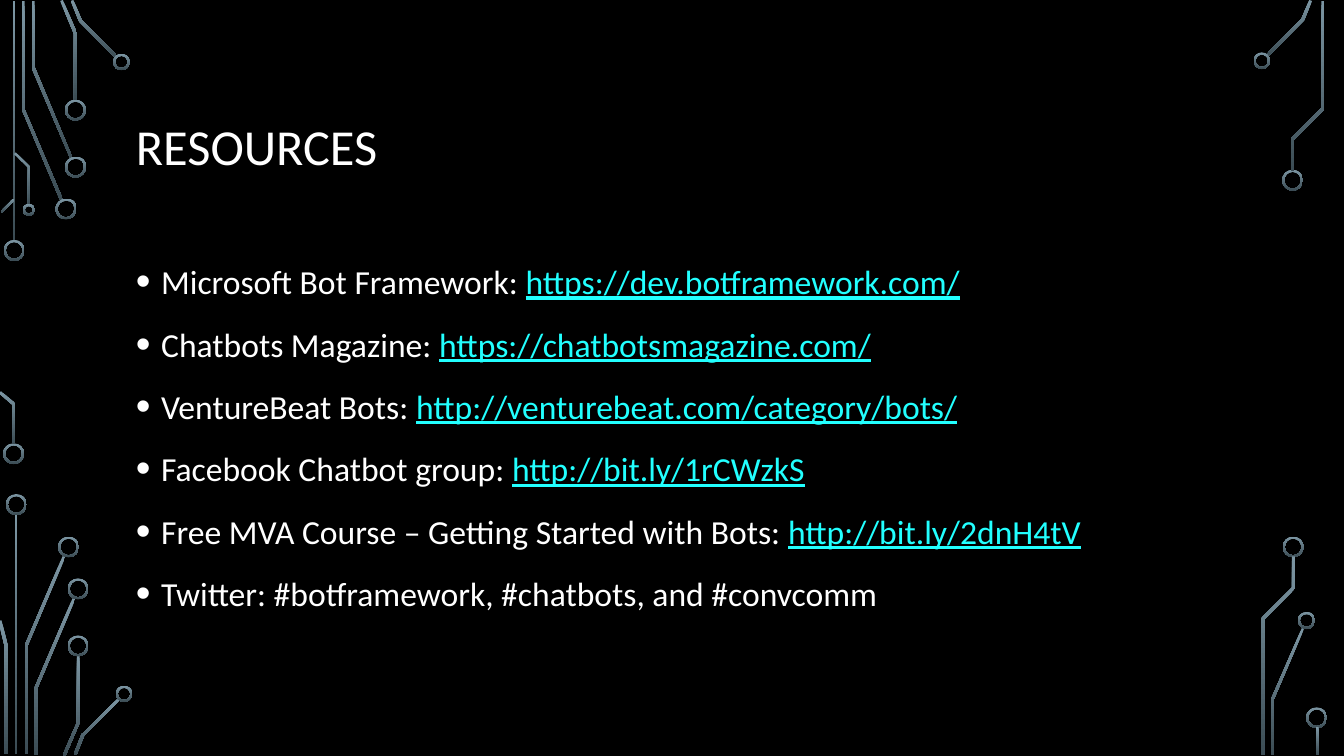
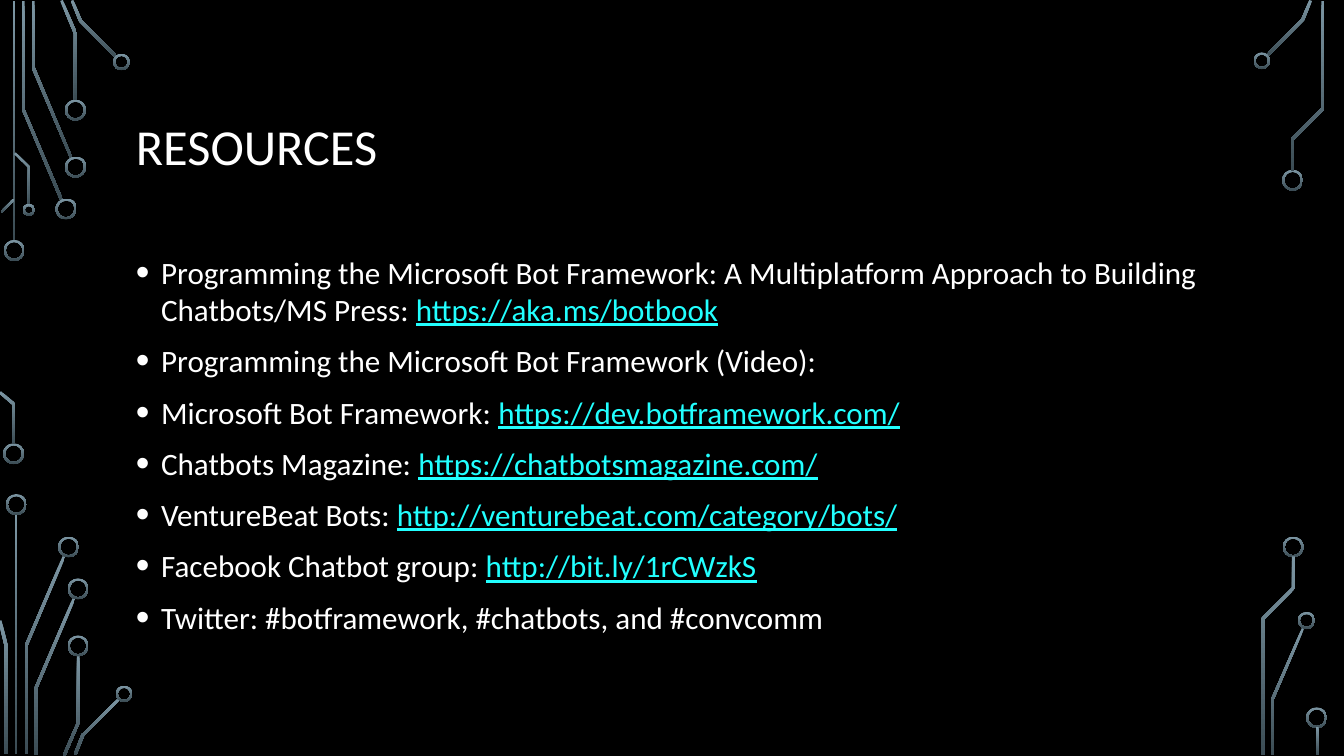
Before and after one commit to JoeMayo/BotDemos, a slide deck: slide 19 of Presentations/IntroBotFramework.pptx. Drawn at 1344x756 pixels with LibreOffice and Linux fonts; fonts in the diff are those of the drawing; background and template pictures are left out. Boxes give left, top, right and bottom in pixels: in the first picture for what was removed or moved away, otherwise in the second. Text is boxed around its words. In the diff, an @@ line names an element or a change of style, - is before the commit and + after.

```diff
--- a/Presentations/IntroBotFramework.pptx
+++ b/Presentations/IntroBotFramework.pptx
@@ text at [161,262,1196,378]: paragraphs added @@
+• Programming the Microsoft Bot Framework: A Multiplatform Approach to Building Chatbots/MS Press: https://aka.ms/botbook
+• Programming the Microsoft Bot Framework (Video):
@@ text at [161,402,899,633]: size 24 to 22.2 pt in "Microsoft Bot Framework: https://dev.botframework.com/", "Chatbots Magazine: https://chatbotsmagazine.com/", "VentureBeat Bots: http://venturebeat.com/category/bots/", "Facebook Chatbot group: http://bit.ly/1rCWzkS" and 1 more places; line spacing 1.2 to 1 @@
@@ text at [161,520,1081,550]: paragraph removed @@
-• Free MVA Course – Getting Started with Bots: http://bit.ly/2dnH4tV
```
Also in this commit, not shown: 3 other slides changed, 26 other files.
